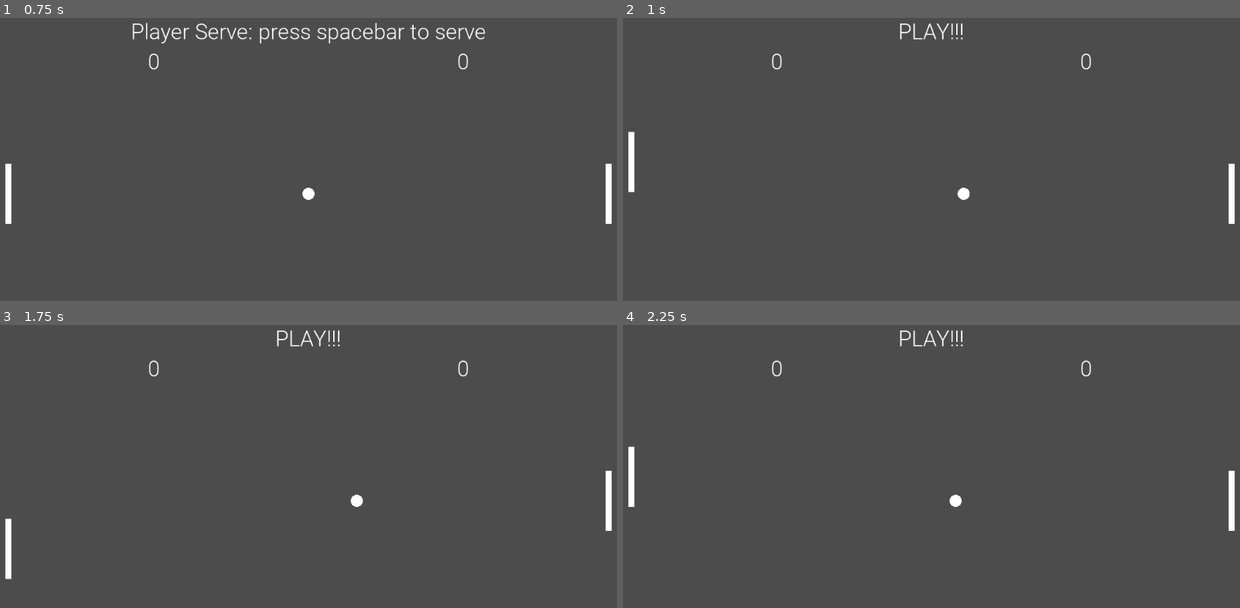
Above: before the commit, frames 1-4 (two rows, left to right).
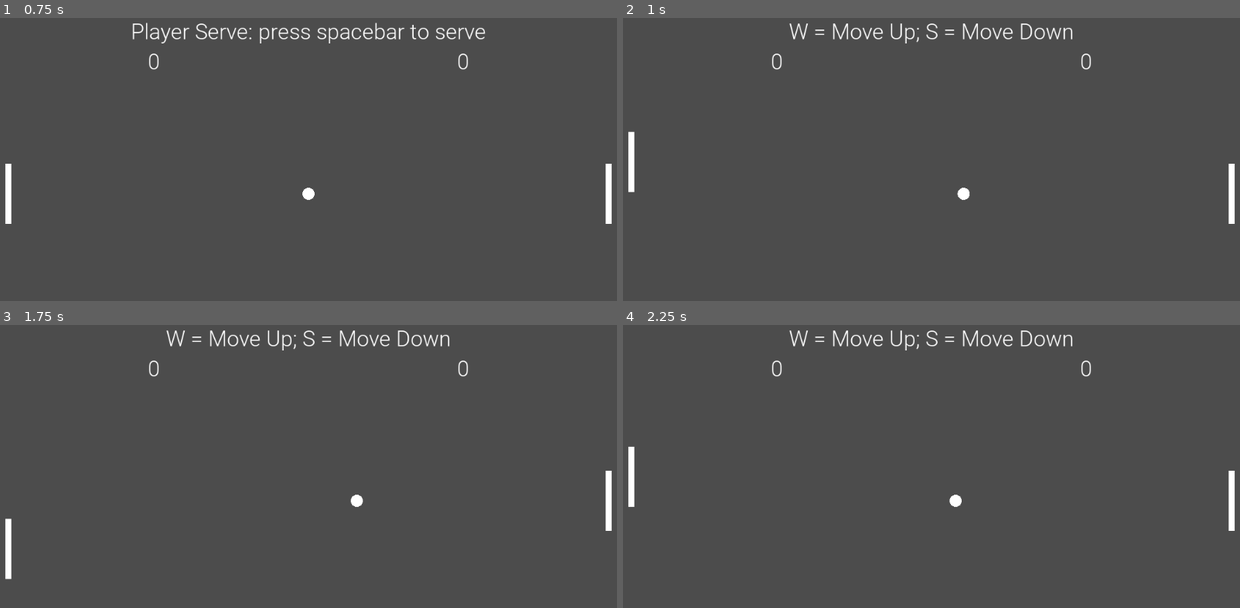
Above: after the commit, the same moments.

Repository: psteiner/Pong-Basic
Game: Godot game, scene res://PongGame.tscn
Same seed, same stepped clock (60 frames per second), same inputs: the game is played once before the commit and once after it.
Inputs:
- Up to frame 1 (0.75 s): tap Enter at 0.5 s; hold W from 0.53 s (still down); hold Space from 0.53 s (still down)
- Up to frame 2 (1 s): keep holding W; keep holding Space
- Up to frame 3 (1.75 s): release W at 1.28 s; release Space at 1.28 s; hold S from 1.28 s (still down); tap Space at 1.35, 1.52 s
- Up to frame 4 (2.25 s): tap Space at 1.82 s; release S at 2.03 s; hold W from 2.03 s (still down); hold Space from 2.03 s (still down)

Frame 1 is identical in both runs. In frame 2, 0.8% of the frame differs, in the area x 26-73%, y 1-9%; in frame 3, 0.8%; in frame 4, 0.8%.

Commit message:
checkpoint: refactoring to end of Episode 07

Diff:
--- a/Ball/Ball.gd
+++ b/Ball/Ball.gd
@@ -3,17 +3,16 @@
 class_name Ball
 
 var _color: Color = Color.white
-var _speed: Vector2 = Vector2(400.0, 0.0)
 var _radius: float = 10.0
+var _pos: Vector2
 var _resetPos: Vector2
-var _pos: Vector2
+var _speed: Vector2
 var _resetSpeed: Vector2
-var _playerServe: bool
 
-func _init(startPos: Vector2, playerServe:= true):
+func _init(startPos: Vector2, speed := 400.0):
   _pos = startPos
   _resetPos = startPos
-  _playerServe = playerServe
+  _speed = Vector2(abs(speed), 0.0)
   _resetSpeed = _speed
 
 func _draw() -> void:
@@ -42,3 +41,15 @@
 
 func getBottomPoint() -> Vector2:
   return Vector2(_pos.x, _pos.y + _radius)
+
+func isMovingLeft() -> bool:
+  return _speed.x <= 0.0
+
+func isMovingRight() -> bool:
+  return _speed.x >= 0.0
+
+func isMovingUp() -> bool:
+  return _speed.y <= 0.0
+
+func isMovingDown() -> bool:
+  return _speed.y >= 0.0
--- a/GameState.gd
+++ b/GameState.gd
@@ -59,76 +59,85 @@
 
   match currentGameState:
     GAME_STATE.MENU:
-      if(isPlayerWin == true):
-        instructionText.updateString("Player Wins! Press spacebar to start a new game")
-      if(isPlayerWin == false):
-        instructionText.updateString("AI Wins! Press spacebar to start a new game")
-
-      if(Input.is_key_pressed(KEY_SPACE) and deltaKeyPress > MAX_KEY_TIME):
-        currentGameState = GAME_STATE.SERVE
-        deltaKeyPress = RESET_DELTA_KEY
-        playerScoreText.updateString(playerScore as String)
-        aiScoreText.updateString(aiScore as String)
+      checkChangeState(GAME_STATE.SERVE)
 
     GAME_STATE.SERVE:
-      set_starting_position()
-      update()
+      setStartingPosition()
+      checkWinner()
+      checkChangeState(GAME_STATE.PLAY)
 
-      if(MAX_SCORE == playerScore):
-        currentGameState = GAME_STATE.MENU
-        playerScore = 0
-        aiScore = 0
-        isPlayerWin = true
-      if(MAX_SCORE == aiScore):
-        currentGameState = GAME_STATE.MENU
-        playerScore = 0
-        aiScore = 0
-        isPlayerWin = false
+    GAME_STATE.PLAY:
+      instructionText.updateString("W = Move Up; S = Move Down")
+      moveObjects(delta)
+      checkCollisions()
+      checkChangeState(GAME_STATE.SERVE)
 
-      if isPlayerServe:
-        instructionText.updateString("Player Serve: press spacebar to serve")
-      else:
-        instructionText.updateString("AI Serve: press spacebar to serve")
+func moveObjects(delta: float) -> void:
+  playerPaddle.checkMovement(delta)
+  aiPaddle.checkMovement(delta, ball.getPosition())
+  ball.moveBall(delta)
 
-      if(Input.is_key_pressed(KEY_SPACE) and deltaKeyPress > MAX_KEY_TIME):
-        currentGameState = GAME_STATE.PLAY
-        deltaKeyPress = RESET_DELTA_KEY
-    GAME_STATE.PLAY:
-      playerPaddle.checkMovement(delta)
-      aiPaddle.checkMovement(delta, ball.getPosition())
-      ball.moveBall(delta)
 
-      instructionText.updateString("PLAY!!!")
-      if(Input.is_key_pressed(KEY_SPACE) and deltaKeyPress > MAX_KEY_TIME):
-        currentGameState = GAME_STATE.SERVE
-        deltaKeyPress = RESET_DELTA_KEY
-
-      if screenBox.isPastLeftBound(ball.getPosition()):
-        currentGameState = GAME_STATE.SERVE
-        deltaKeyPress = RESET_DELTA_KEY
-        isPlayerServe = true
-        aiScore += 1
-        aiScoreText.updateString(aiScore as String)
-
-      if screenBox.isPastRightBound(ball.getPosition()):
-        currentGameState = GAME_STATE.SERVE
-        deltaKeyPress = RESET_DELTA_KEY
-        isPlayerServe = false
-        playerScore += 1
-        playerScoreText.updateString(playerScore as String)
-
-      if screenBox.isPastTopBound(ball.getTopPoint()):
-        ball.inverseYSpeed()
-      if screenBox.isPastBottomBound(ball.getBottomPoint()):
-        ball.inverseYSpeed()
-
-      if(Collisions.pointToRectangle(ball.getPosition(), playerPaddle.getRect())):
-        ball.inverseXSpeed()
-
-      if(Collisions.pointToRectangle(ball.getPosition(), aiPaddle.getRect())):
-        ball.inverseXSpeed()
-
-func set_starting_position() -> void:
+func setStartingPosition() -> void:
   playerPaddle.resetPosition()
   aiPaddle.resetPosition()
   ball.resetBall(isPlayerServe)
+  aiScoreText.updateString(aiScore as String)
+  playerScoreText.updateString(playerScore as String)
+
+  if isPlayerServe:
+    instructionText.updateString("Player Serve: press spacebar to serve")
+  else:
+    instructionText.updateString("AI Serve: press spacebar to serve")
+
+func checkChangeState(newState: int) -> void:
+  if spaceBarDelay():
+    currentGameState = newState
+    deltaKeyPress = RESET_DELTA_KEY
+
+func spaceBarDelay() -> bool:
+  return Input.is_key_pressed(KEY_SPACE) and deltaKeyPress > MAX_KEY_TIME
+
+func gamePointPlayer(playerWin: bool) -> void:
+  currentGameState = GAME_STATE.SERVE
+  deltaKeyPress = RESET_DELTA_KEY
+  isPlayerServe = !playerWin
+
+  playerScore += 1 if playerWin else 0
+  playerScoreText.updateString(playerScore as String)
+
+  aiScore += 1 if !playerWin else 0
+  aiScoreText.updateString(aiScore as String)
+
+func checkWinner() -> void:
+  match MAX_SCORE:
+    playerScore:
+      currentGameState = GAME_STATE.MENU
+      playerScore = 0
+      aiScore = 0
+      isPlayerWin = true
+      instructionText.updateString("Player Wins! Press spacebar to start a new game")
+    aiScore:
+      currentGameState = GAME_STATE.MENU
+      playerScore = 0
+      aiScore = 0
+      isPlayerWin = false
+      instructionText.updateString("AI Wins! Press spacebar to start a new game")
+
+func checkCollisions() -> void:
+  if screenBox.isPastLeftBound(ball.getPosition()):
+    gamePointPlayer(false)
+
+  if screenBox.isPastRightBound(ball.getPosition()):
+    gamePointPlayer(true)
+
+  if screenBox.isPastTopBound(ball.getTopPoint()) and ball.isMovingUp():
+    ball.inverseYSpeed()
+  if screenBox.isPastBottomBound(ball.getBottomPoint()) and ball.isMovingDown():
+    ball.inverseYSpeed()
+
+  if Collisions.pointToRectangle(ball.getPosition(), playerPaddle.getRect()) and ball.isMovingLeft():
+    ball.inverseXSpeed()
+
+  if Collisions.pointToRectangle(ball.getPosition(), aiPaddle.getRect()) and ball.isMovingRight():
+    ball.inverseXSpeed()
--- a/Paddle/AiPaddle.gd
+++ b/Paddle/AiPaddle.gd
@@ -6,7 +6,8 @@
 
 func _init(box: BoundBox) -> void:
   _boundBox = box
-  _pos = Vector2(_boundBox.getSize().x -(_padding + _size.x), _boundBox.getHalfHeight() - _halfHeight)
+  _pos = Vector2(_boundBox.getSize().x -(_padding + _size.x),
+    _boundBox.getHalfHeight() - _halfHeight)
   _resetPos = _pos
   _rect = Rect2(_pos, _size)
 
